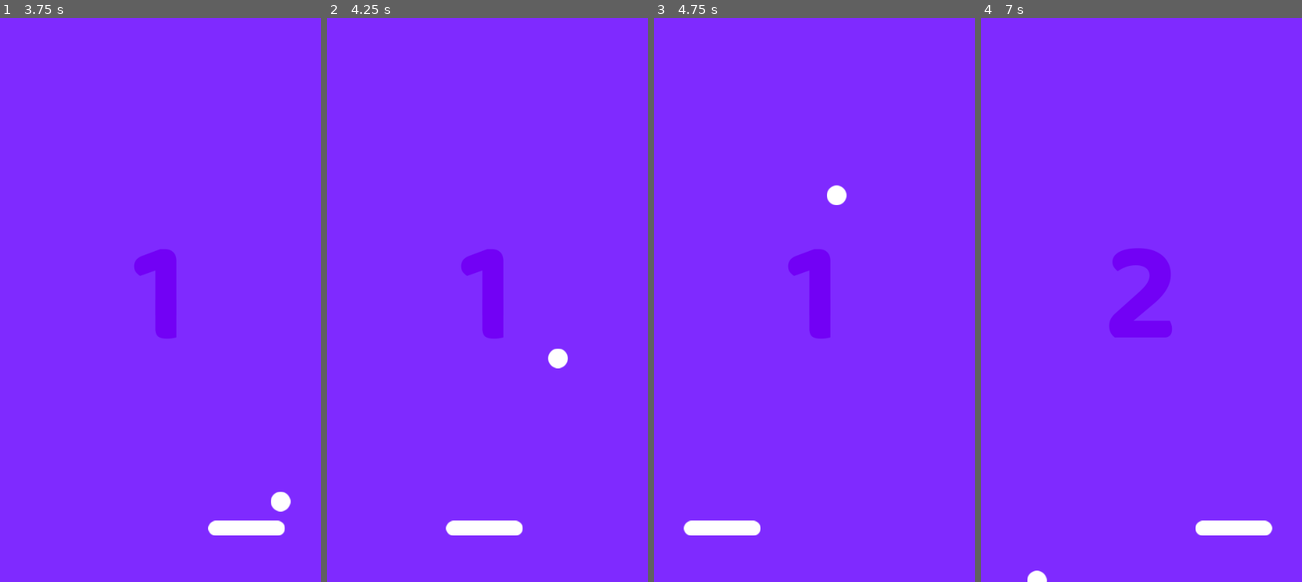
Above: before the commit, frames 1-4 (left to right).
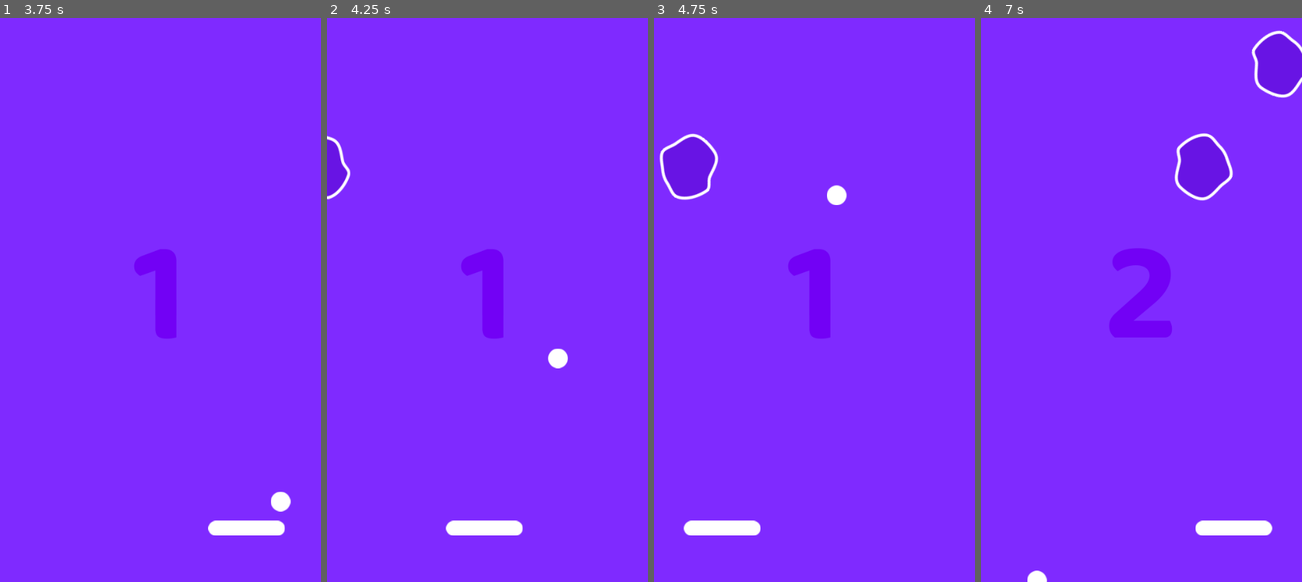
Above: after the commit, the same moments.

Repository: DevCadion/SpacePong
Game: Godot game, scene res://scens/game.tscn
The game is run twice, just before and just after one commit, with the same random seed, the same clock (stepped at 60 frames per second) and the same inputs.
Inputs:
- Up to frame 1 (3.75 s): tap Space (vai) at 0.5, 1.35, 2.85 s; hold Right (ui_right) 0.53-1.28 s; hold Space (vai) 0.53-1.28 s; hold Left (ui_left) 1.28-2.03 s; hold Space (vai) 2.03-2.78 s; hold Right (ui_right) 2.03-3.53 s; hold Left (ui_left) from 3.53 s (still down); hold Space (vai) from 3.53 s (still down)
- Up to frame 2 (4.25 s): keep holding Left (ui_left); keep holding Space (vai)
- Up to frame 3 (4.75 s): keep holding Left (ui_left); release Space (vai) at 4.28 s; tap Space (vai) at 4.35 s
- Up to frame 4 (7 s): hold Space (vai) 5.03-5.78 s; release Left (ui_left) at 5.78 s; hold Right (ui_right) from 5.78 s (still down); tap Space (vai) at 5.85 s; hold Space (vai) from 6.53 s (still down)

Frame 1 is identical in both runs. In frame 2, 0.6% of the frame differs, in the area x 0-8%, y 20-33%; in frame 3, 1.6%; in frame 4, 3.1%, in the area x 60-100%, y 2-33%.

Commit message:
Asteroids

Diff:
--- /dev/null
+++ b/scens/asteroid.tscn
@@ -0,0 +1,16 @@
+[gd_scene load_steps=4 format=3 uid="uid://v85p0wm2uer2"]
+
+[ext_resource type="Texture2D" uid="uid://tic0u6krlk1h" path="res://sprites/Asteroide1.png" id="1_lfn7a"]
+[ext_resource type="Script" uid="uid://chfncgd5bvqa8" path="res://scripts/asteroid.gd" id="1_lrnje"]
+
+[sub_resource type="CircleShape2D" id="CircleShape2D_lrnje"]
+radius = 41.1947
+
+[node name="Asteroid" type="Area2D"]
+script = ExtResource("1_lrnje")
+
+[node name="Sprite2D" type="Sprite2D" parent="."]
+texture = ExtResource("1_lfn7a")
+
+[node name="CollisionShape2D" type="CollisionShape2D" parent="."]
+shape = SubResource("CircleShape2D_lrnje")
--- a/scens/game.tscn
+++ b/scens/game.tscn
@@ -81,4 +81,23 @@
 
 [node name="Player" parent="." instance=ExtResource("2_ulfje")]
 
+[node name="Timer" type="Timer" parent="."]
+wait_time = 3.0
+autostart = true
+
+[node name="Positions" type="Marker2D" parent="."]
+
+[node name="Pos_01" type="Marker2D" parent="Positions"]
+position = Vector2(649, 281)
+
+[node name="Pos_02" type="Marker2D" parent="Positions"]
+position = Vector2(641, 92)
+
+[node name="Pos_03" type="Marker2D" parent="Positions"]
+position = Vector2(-185, 428)
+
+[node name="Pos_04" type="Marker2D" parent="Positions"]
+position = Vector2(-185, 264)
+
 [connection signal="body_entered" from="Full" to="." method="_on_full_body_entered"]
+[connection signal="timeout" from="Timer" to="." method="_on_timer_timeout"]
--- /dev/null
+++ b/scripts/asteroid.gd
@@ -0,0 +1,19 @@
+extends Area2D
+
+@export var speed = 140
+@export var rotation_speed = 1.3
+var start_side
+
+func _ready():
+	if (global_position.x > 540):
+		start_side = "right"
+	else:
+		start_side = "left"
+
+func _process(delta):
+	if (start_side == "right"):
+		global_position.x -= speed * delta
+		rotation -= rotation_speed * delta
+	elif (start_side == "left"):
+		global_position.x += speed * delta
+		rotation += rotation_speed * delta
--- a/scripts/game.gd
+++ b/scripts/game.gd
@@ -1,10 +1,11 @@
 extends Node2D
 
 @onready var  ball= $Ball
-
 @onready var label_pongs = $Pongs
-
 @onready var label_tutorial =$Tutorial
+@onready var positions = $Positions
+var asteroid_scen = preload("res://scens/asteroid.tscn")
+var lest_positions
 
 func _process(delta):
 	if ball.started:
@@ -18,3 +19,20 @@
 
 func reload_scens():
 	get_tree().reload_current_scene()
+
+
+func _on_timer_timeout():
+	spawn_asteroid()
+
+func spawn_asteroid():
+	if (ball.started):
+		var positions_list = positions.get_children()
+		var spawn_position = positions_list.pick_random()
+
+		if (spawn_position != lest_positions):
+			var asteroid_instance = asteroid_scen.instantiate()
+			asteroid_instance.global_position = spawn_position.position
+			add_child(asteroid_instance)
+			lest_positions = spawn_position
+		else:
+			spawn_asteroid()
Not shown, added: scripts/asteroid.gd.uid
